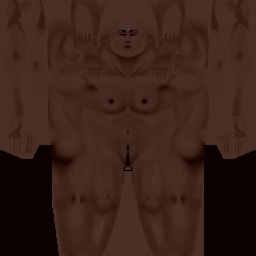
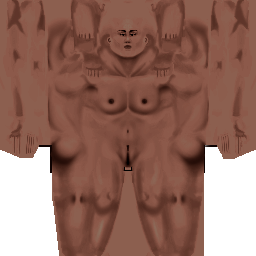
Before/after of a 256x256 layered artwork. What changed in the layer stack:
added group "FemaleBody05" with 9 layers above "FemaleBody04" over [0, 0, 256, 256]
renamed "FemaleBody05" to "color", opacity 35% → 100%, moved it into group "FemaleBody05" over [0, 0, 256, 256]
added layer "Background copy" (1st of 5, in "FemaleBody05") in group "FemaleBody05" over [69, 0, 173, 70]
moved "Background" (2nd of 10, in "FemaleBody05") into group "FemaleBody05" over [0, 0, 256, 256]
renamed "FemaleBody04" to "color", moved it into group "FemaleBody04" over [0, 0, 256, 256]
hid group "FemaleBody01" (6 layers) over [0, 0, 256, 256]
